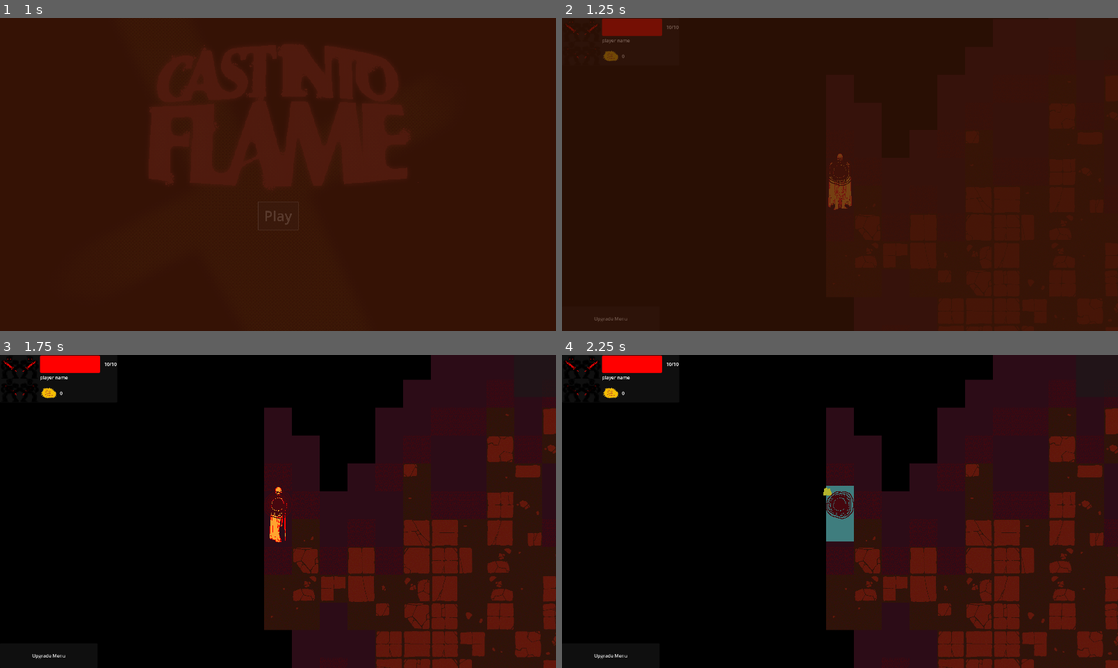
Above: before the commit, frames 1-4 (two rows, left to right).
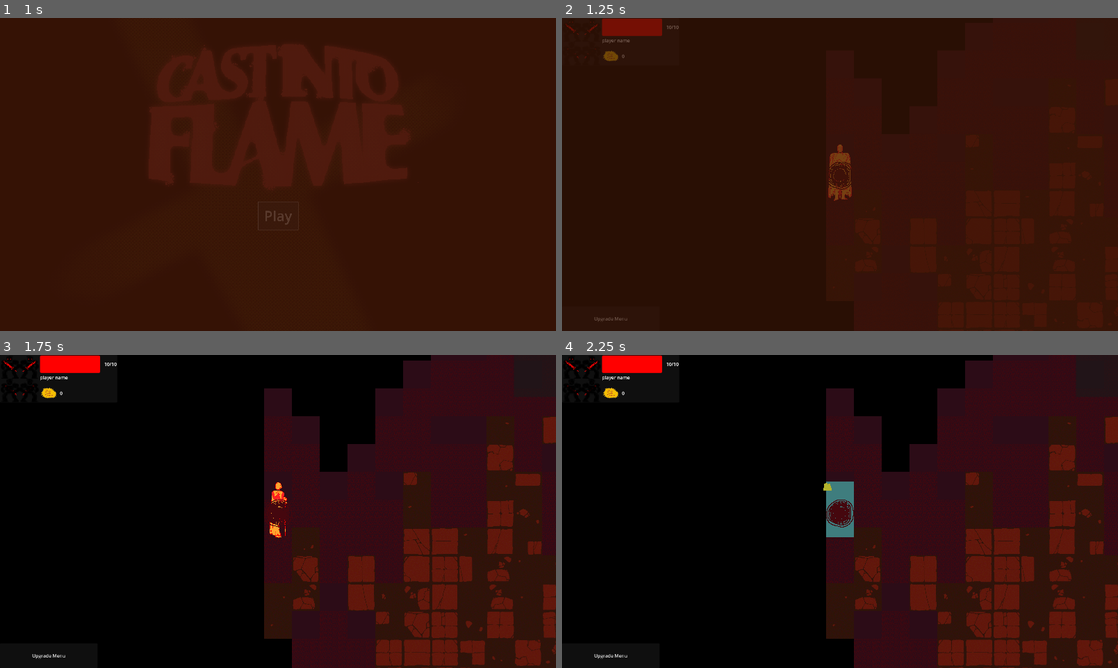
Above: after the commit, the same moments.

Repository: jible/capstone
Game: Godot game, scene res://scenes/testScenes/main_menu.tscn
The game is run twice, just before and just after one commit, with the same random seed, the same clock (stepped at 60 frames per second) and the same inputs. The engine's default icon, where the game draws it, is replaced by a stand-in: a white triangle on a blue panel in a dark square.
Inputs (mouse positions are in pixels of both pictures, inside the frame that each line leads up to):
- Up to frame 1 (1 s): click "Play" at 0.5 s
- Up to frame 2 (1.25 s): no input
- Up to frame 3 (1.75 s): move the mouse to (400, 495) at 1.27 s; hold Right (right) from 1.28 s (still down); hold Space (attack) from 1.28 s (still down)
- Up to frame 4 (2.25 s): tap Enter at 2 s; move the mouse to (728, 527) at 2.02 s; release Right (right) at 2.03 s; release Space (attack) at 2.03 s; hold Down (down) from 2.03 s (still down); tap Space (attack) at 2.1 s

Frame 1 is identical in both runs. In frame 2, 0.4% of the frame differs, in the area x 47-53%, y 40-62%; in frame 3, 8.7%; in frame 4, 8.8%, in the area x 47-100%, y 0-100%.

Commit message:
fix and refine player and wall collision

Diff:
--- a/scenes/level_generator.tscn
+++ b/scenes/level_generator.tscn
@@ -10,12 +10,14 @@
 resource_name = "walls"
 texture = ExtResource("3_r8qfe")
 texture_region_size = Vector2i(120, 120)
-use_texture_padding = false
 0:0/0 = 0
+0:0/0/physics_layer_0/polygon_0/points = PackedVector2Array(-60, -60, 60, -60, 60, 60, -60, 60)
 1:0/0 = 0
 
 [sub_resource type="TileSet" id="TileSet_0kjvg"]
 tile_size = Vector2i(120, 120)
+physics_layer_0/collision_layer = 3
+physics_layer_0/collision_mask = 3
 sources/0 = SubResource("TileSetAtlasSource_sr1dw")
 
 [node name="Level Generator" type="Node2D"]
--- a/scenes/prefabs/player/player.tscn
+++ b/scenes/prefabs/player/player.tscn
@@ -582,8 +582,8 @@
 "speed": 5.0
 }]
 
-[sub_resource type="RectangleShape2D" id="RectangleShape2D_h2x6a"]
-size = Vector2(20, 11.4171)
+[sub_resource type="ConvexPolygonShape2D" id="ConvexPolygonShape2D_qh38c"]
+points = PackedVector2Array(-10, -10, 10, -10, 11, -20, -11, -20)
 
 [sub_resource type="RectangleShape2D" id="RectangleShape2D_80b3n"]
 size = Vector2(102, 122.99)
@@ -606,9 +606,9 @@
 animation = &"walk_north"
 
 [node name="CollisionShape2D" type="CollisionShape2D" parent="."]
-position = Vector2(0, 2.5)
-scale = Vector2(5.12944, 21.1087)
-shape = SubResource("RectangleShape2D_h2x6a")
+position = Vector2(0.647182, 3)
+scale = Vector2(4.98133, -5.97068)
+shape = SubResource("ConvexPolygonShape2D_qh38c")
 
 [node name="Mobility Manager" parent="." instance=ExtResource("14_2dfdq")]
 max_speed = 250
--- a/scripts/level_generator.gd
+++ b/scripts/level_generator.gd
@@ -93,6 +93,7 @@
 				layers["environment"].set_cell(pos, 0, Vector2i(9, 9))
 
 			if map.get_tile(pos).type == null && check_wall.y < map.size.y && map.get_tile(check_wall).type == "floor":
-				layers["walls"].set_cell(pos, 0, Vector2i(0,0))
-				layers["walls"].set_cell(Vector2(x,y - 1), 0, Vector2i(1,0))
-				layers["walls"].set_cell(Vector2(x,y - 2), 0, Vector2i(1,0))
+				layers["walls"].set_cell(Vector2(x,y), 0, Vector2i(0,0))
+				layers["walls"].set_cell(Vector2(x,y - 1), 0, Vector2i(0,0))
+				layers["walls"].set_cell(Vector2(x,y - 2), 0, Vector2i(0,0))
+				layers["walls"].set_cell(Vector2(x,y - 3), 0, Vector2i(1,0))
